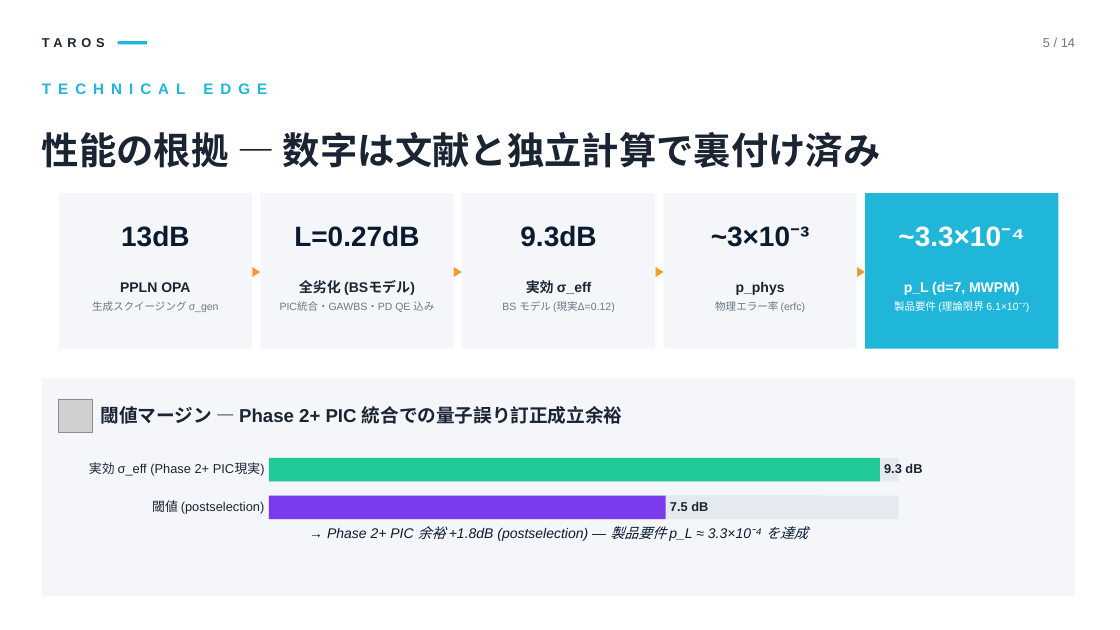
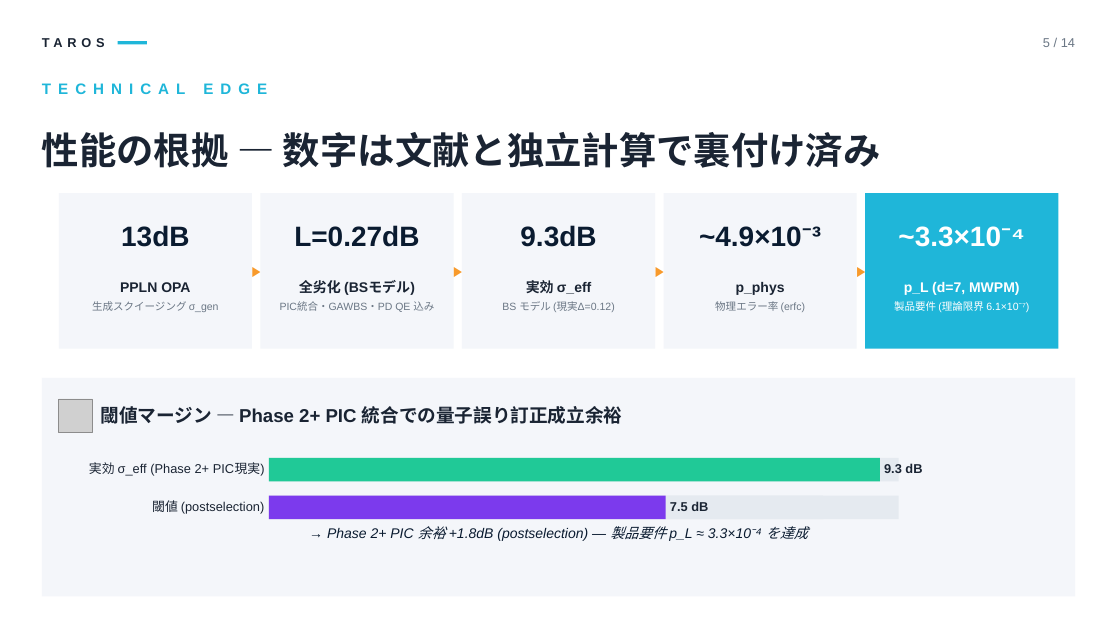
Before and after one commit to TomohiroTani28/Taros, a slide deck: slide 5 of assets/TAROS_Investor_Pitch_Revised.pptx. Drawn at 1120x630 pixels with LibreOffice and Linux fonts; fonts in the diff are those of the drawing; grey boxes stand for pictures. Boxes give left, top, right and bottom in pixels: in the first picture for what was removed or moved away, otherwise in the second. Text is boxed around its words. In the diff, an @@ line names an element or a change of style, - is before the commit and + after.

```diff
--- a/assets/TAROS_Investor_Pitch_Revised.pptx
+++ b/assets/TAROS_Investor_Pitch_Revised.pptx
@@ text at (699,226,821,247): text changed @@
-~3×10⁻³
+~4.9×10⁻³
```
Also in this commit, not shown: 1 other slide changed, 7 other files.
